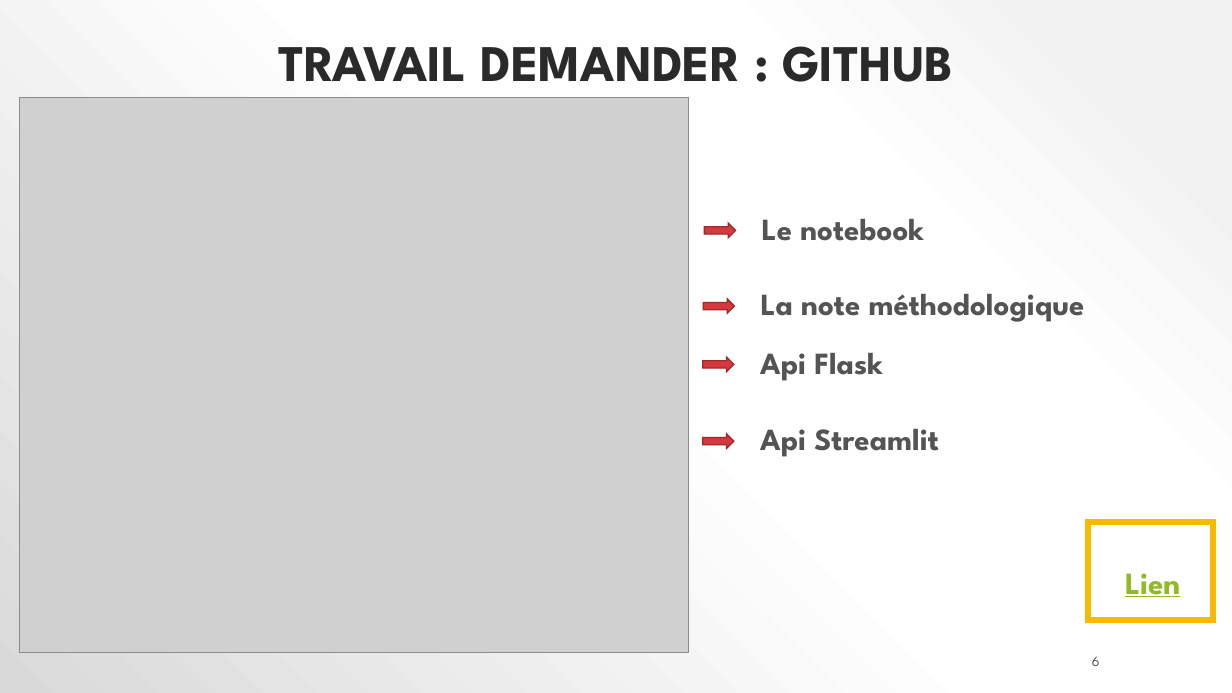
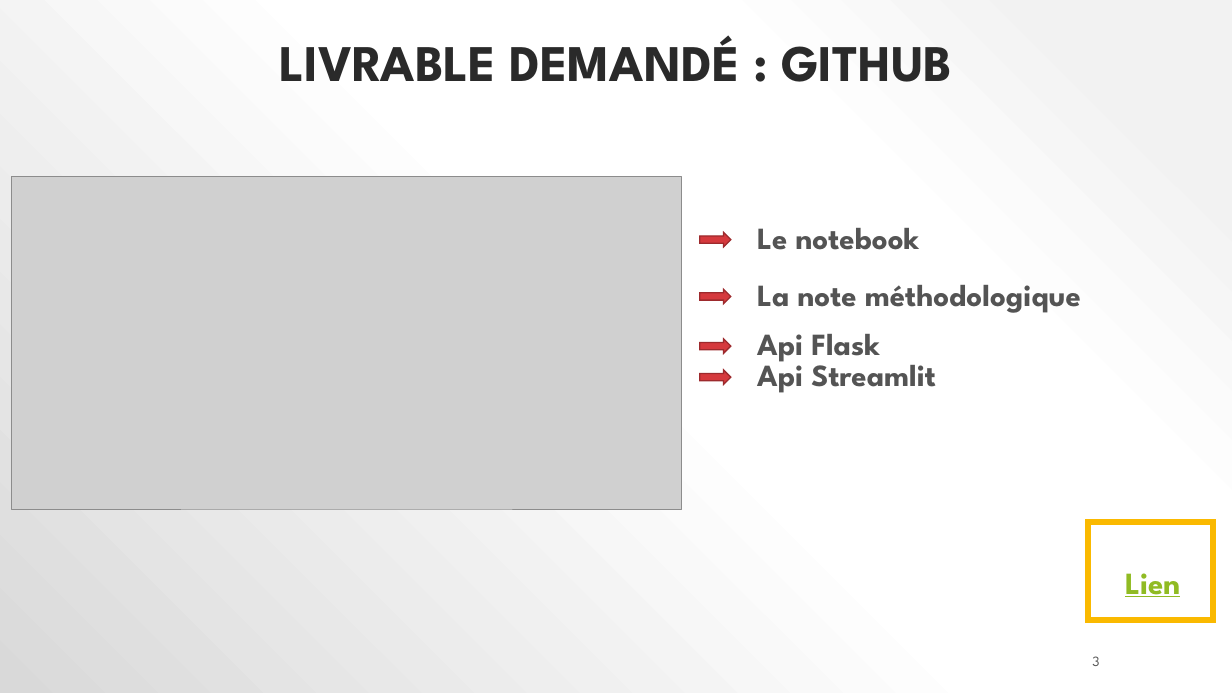
Before and after one commit to polo1093/Credit-Default-Customer-Scoring-Dashboard, a slide deck: slide 3 of P7_02_support.pptx (slide 6 before the commit). Drawn at 1232x693 pixels with LibreOffice and Linux fonts; fonts in the diff are those of the drawing; grey boxes stand for pictures. Boxes give left, top, right and bottom in pixels: in the first picture for what was removed or moved away, otherwise in the second. Text is boxed around its words. In the diff, an @@ line names an element or a change of style, - is before the commit and + after.

```diff
--- a/P7_02_support.pptx
+++ b/P7_02_support.pptx
@@ title at (279,35,952,82): text changed @@
-TRAVAIL DEMANDER : GITHUB
+LIVRABLE DEMANDÉ : GITHUB
@@ picture: place and size @@
-picture at (19,98,689,653)
+picture at (12,177,682,509)
@@ down arrow: place and size @@
-down arrow at (704,223,736,238)
+down arrow at (700,232,731,247)
@@ text "Le notebook": place and size @@
-text "Le notebook" at (762,219,924,241)
+text "Le notebook" at (757,228,920,250)
@@ down arrow: place and size @@
-down arrow at (703,299,735,313)
+down arrow at (700,289,731,304)
@@ text "La note méthodologique": place and size @@
-text "La note méthodologique" at (761,294,1085,322)
+text "La note méthodologique" at (757,285,1081,313)
@@ text "Api Flask": place and size @@
-text "Api Flask" at (760,353,883,381)
+text "Api Flask" at (757,334,880,362)
@@ down arrow: place and size @@
-down arrow at (702,358,734,372)
+down arrow at (700,339,731,354)
@@ text "Api Streamlit" rewrapped from (760,429,939,457) to (757,355,936,393) @@
@@ down arrow: place and size @@
-down arrow at (702,434,734,449)
+down arrow at (700,370,731,384)
@@ page number at (1092,656,1099,666): text changed @@
-6
+3
```
Also in this commit, not shown: 6 other slides changed, 3 slides added, 7 slides removed, 2 other files.
